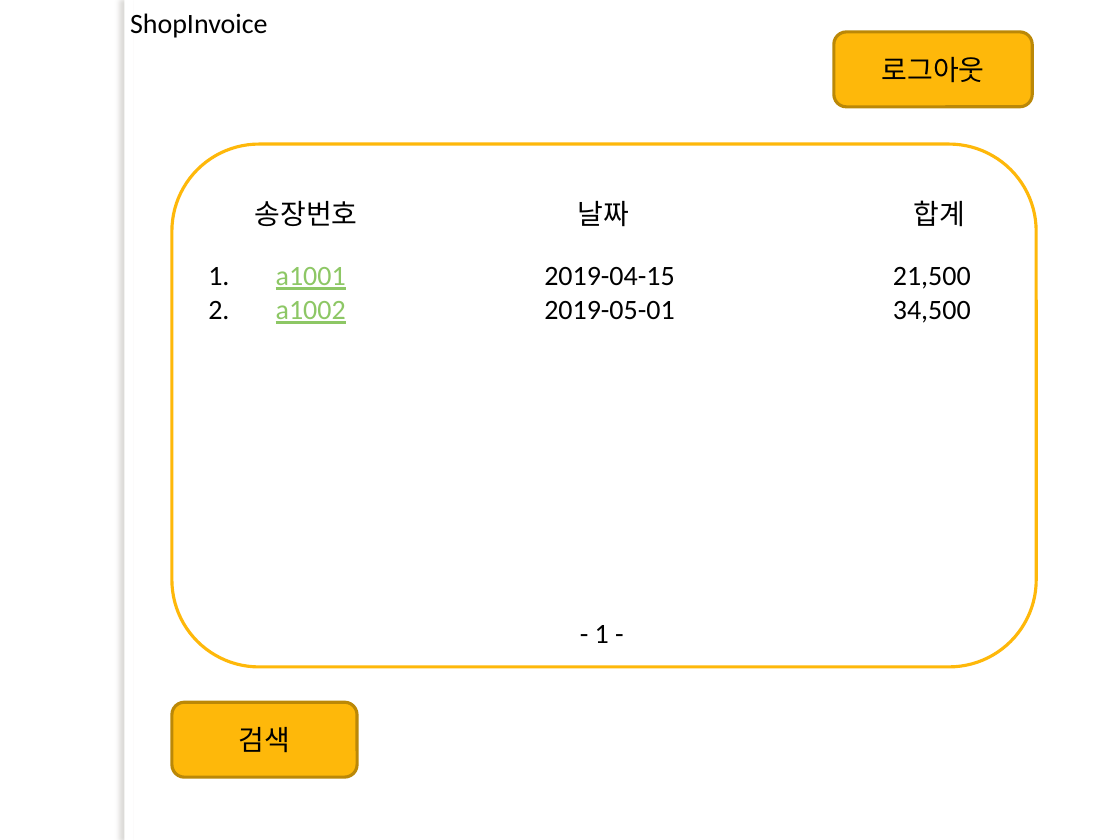
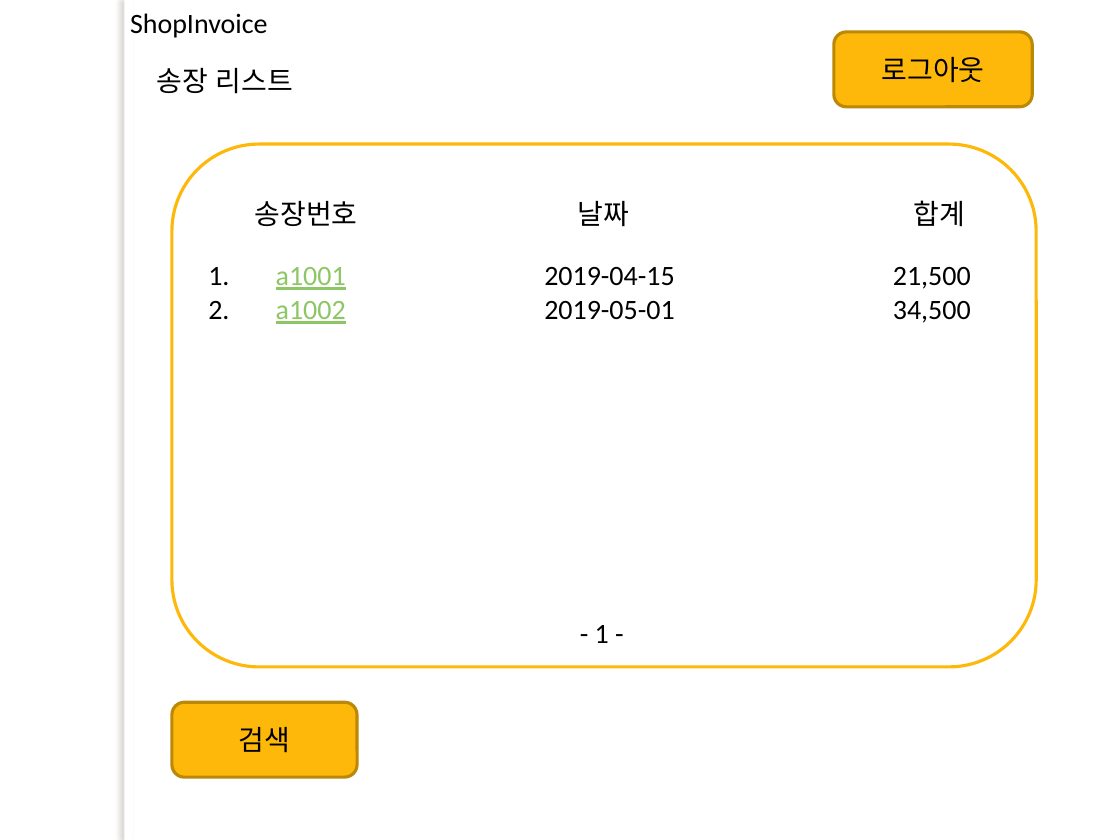
Before and after one commit to lx9203/fulfillmentBlue, a slide deck: slide 7 of 프레젠테이션1.pptx (slide 6 before the commit). Drawn at 1120x840 pixels with LibreOffice and Linux fonts; fonts in the diff are those of the drawing; background and template pictures are left out. Boxes give left, top, right and bottom in pixels: in the first picture for what was removed or moved away, otherwise in the second. Text is boxed around its words. In the diff, an @@ line names an element or a change of style, - is before the commit and + after.

```diff
--- a/프레젠테이션1.pptx
+++ b/프레젠테이션1.pptx
@@ text added at [156,68,293,94], 18 pt, text #000000 @@
+송장 리스트
```
Also in this commit, not shown: 2 other slides changed, 2 slides added.
